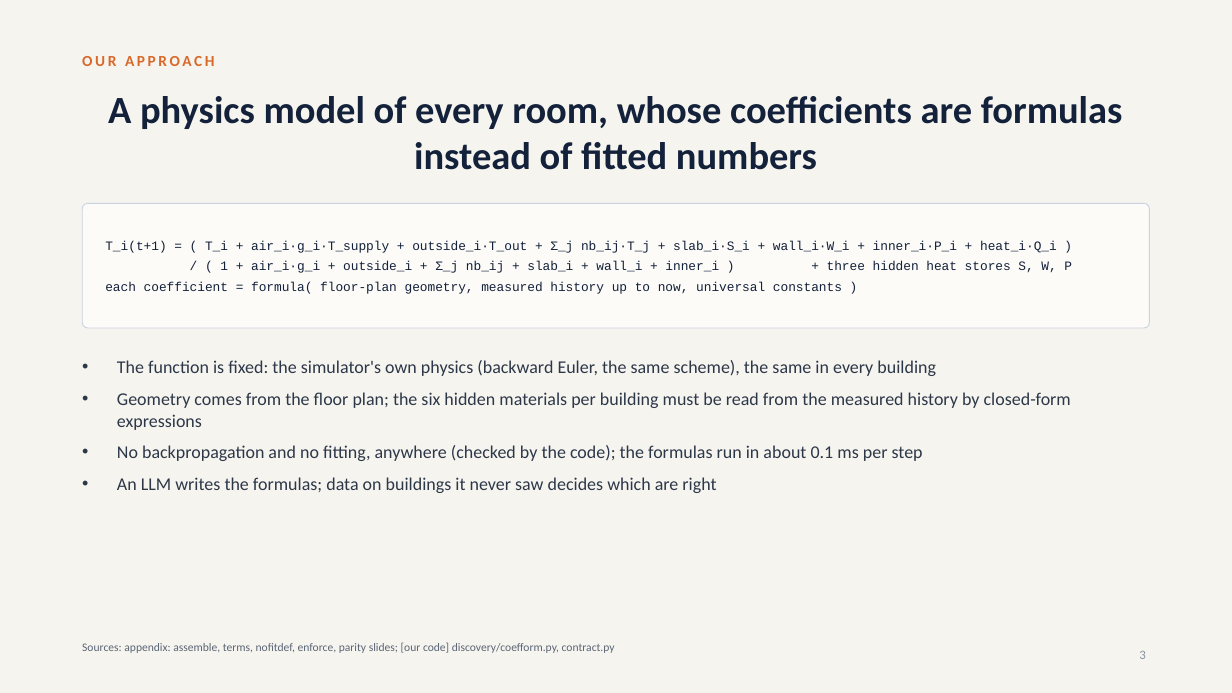
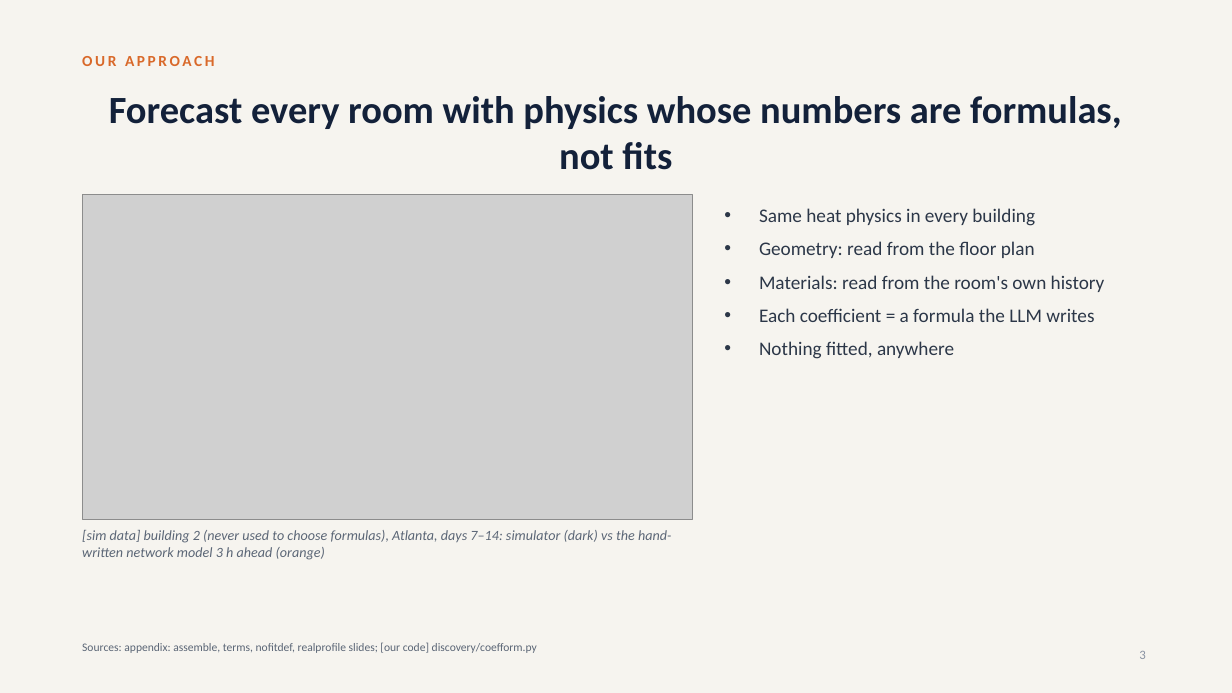
Before and after one commit to srivathsanb14/working-code, a slide deck: slide 3 of docs/One_Controller_for_Every_Building_meeting.pptx. Drawn at 1232x693 pixels with LibreOffice and Linux fonts; fonts in the diff are those of the drawing; grey boxes stand for pictures. Boxes give left, top, right and bottom in pixels: in the first picture for what was removed or moved away, otherwise in the second. Text is boxed around its words. In the diff, an @@ line names an element or a change of style, - is before the commit and + after.

```diff
--- a/docs/One_Controller_for_Every_Building_meeting.pptx
+++ b/docs/One_Controller_for_Every_Building_meeting.pptx
@@ title at [109,96,1121,170]: text changed @@
-A physics model of every room, whose coefficients are formulas instead of fitted numbers
+Forecast every room with physics whose numbers are formulas, not fits
@@ rounded rectangle removed at [82,203,1150,328] @@
@@ picture added at [82,194,692,519] @@
@@ text at [759,208,1105,359]: text changed; size 14 to 15 pt @@
-• The function is fixed: the simulator's own physics (backward Euler, the same scheme), the same in every building
-• Geometry comes from the floor plan; the six hidden materials per building must be read from the measured history by closed-form expressions
-• No backpropagation and no fitting, anywhere (checked by the code); the formulas run in about 0.1 ms per step
-• An LLM writes the formulas; data on buildings it never saw decides which are right
+• Same heat physics in every building
+• Geometry: read from the floor plan
+• Materials: read from the room's own history
+• Each coefficient = a formula the LLM writes
+• Nothing fitted, anywhere
@@ text removed at [105,241,1072,294] @@
-T_i(t+1) = ( T_i + air_i·g_i·T_supply + outside_i·T_out + Σ_j nb_ij·T_j + slab_i·S_i + wall_i·W_i + inner_i·P_i + heat_i·Q_i )
-/ ( 1 + air_i·g_i + outside_i + Σ_j nb_ij + slab_i + wall_i + inner_i ) + three hidden heat stores S, W, P
-each coefficient = formula( floor-plan geometry, measured history up to now, universal constants )
@@ text added at [82,530,671,560], 11 pt, text #5B6676, italic @@
+[sim data] building 2 (never used to choose formulas), Atlanta, days 7–14: simulator (dark) vs the hand-written network model 3 h ahead (orange)
@@ text at [82,642,537,653]: text changed @@
-Sources: appendix: assemble, terms, nofitdef, enforce, parity slides; [our code] discovery/coefform.py, contract.py
+Sources: appendix: assemble, terms, nofitdef, realprofile slides; [our code] discovery/coefform.py
```
Also in this commit, not shown: 7 other slides changed, 5 other files.
